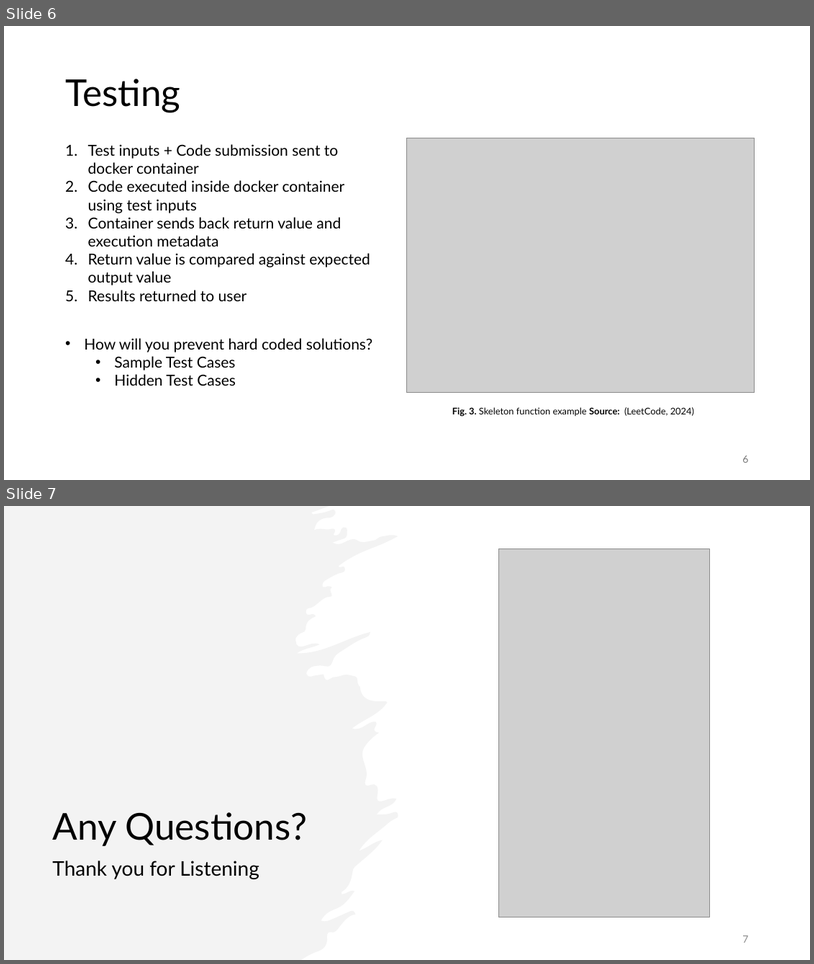
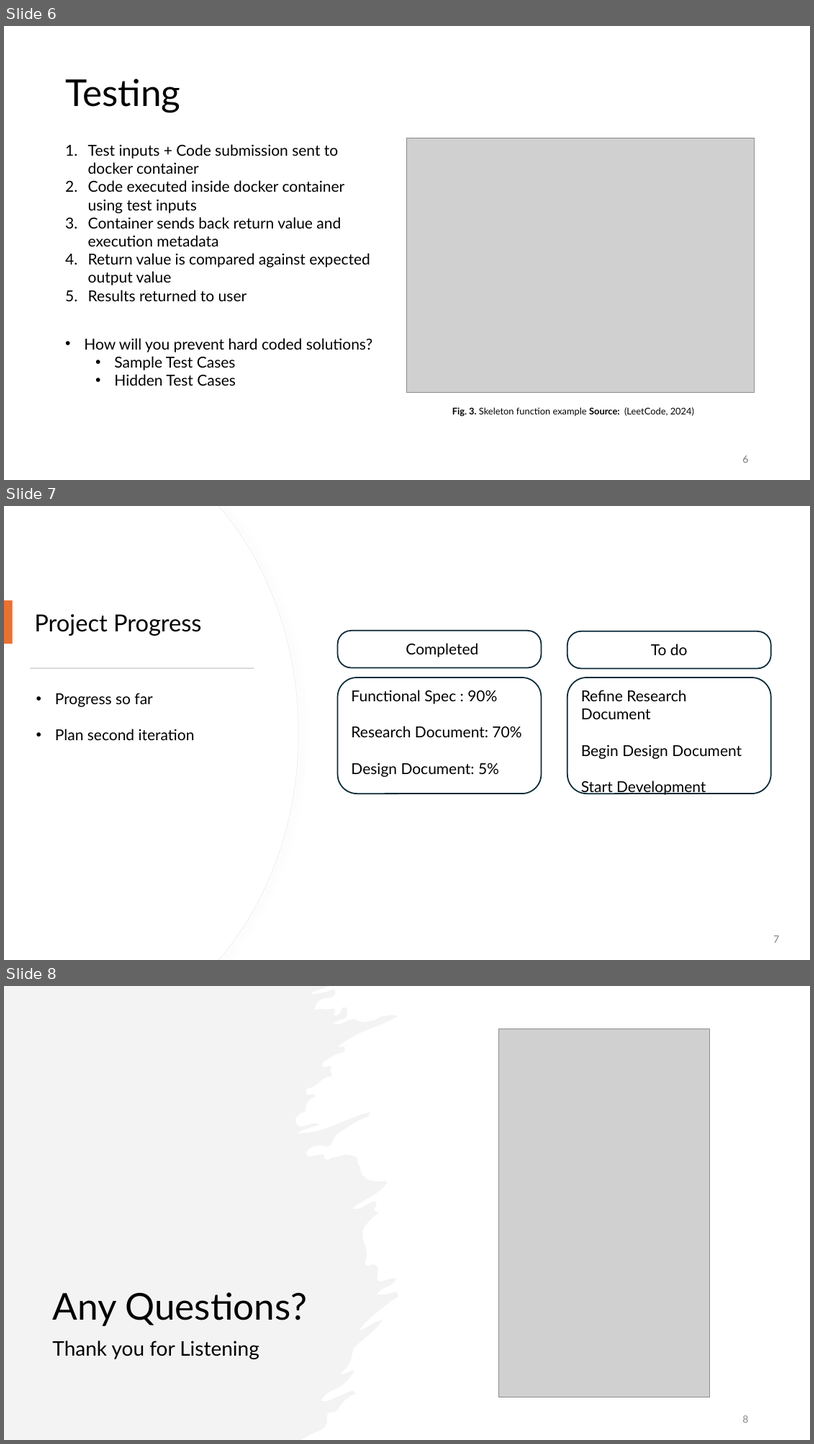
Before and after one commit to Revolution825/SETU_Code_Lab, a slide deck: Documentation/SETU Code Lab Presentation.pptx. Shown one above the other, each under a label of ours: slides 6 and 7 before the commit, slides 6, 7 and 8 after it. The pictures are 814x964 and 814x1444 pixels, drawn with LibreOffice and Linux fonts; fonts in the diff are those of the drawing; grey boxes stand for pictures. Boxes give left, top, right and bottom in pixels: in the first picture for what was removed or moved away, otherwise in the second. Text is boxed around its words. In the diff, an @@ line names an element or a change of style, - is before the commit and + after.

Commit message:
Updated Presentation

```diff
--- a/Documentation/SETU Code Lab Presentation.pptx
+++ b/Documentation/SETU Code Lab Presentation.pptx
@@ slide 7 added at [4,506,810,960], background #FFFFFF @@
@@ freeform shape added at [4,506,298,960], fill #FFFFFF, outline #EFEFEF 0.75 pt @@
@@ freeform shape added at [4,506,298,960], fill #FFFFFF @@
@@ rectangle added at [4,600,13,644], fill #E97132 @@
@@ title added at [34,614,202,636], 28 pt, text #000000 @@
+Project Progress
@@ rounded rectangle added at [338,631,542,667], fill #FFFFFF, outline #092A39 1.5 pt @@
@@ rounded rectangle added at [568,631,772,668], fill #FFFFFF, outline #092A39 1.5 pt @@
@@ text added at [406,643,478,657], 18 pt, text #000000 @@
+Completed
@@ text added at [651,644,688,655], 18 pt, text #000000 @@
+To do
@@ rectangle added at [30,667,254,669], fill #D5D5D5 @@
@@ rounded rectangle added at [338,677,542,793], fill #FFFFFF, outline #092A39 1.5 pt @@
@@ rounded rectangle added at [568,677,772,793], fill #FFFFFF, outline #092A39 1.5 pt @@
@@ text added at [55,692,195,740], 18 pt, text #000000 @@
+• Progress so far
+• Plan second iteration
@@ text added at [351,690,522,777], 18 pt, text #000000 @@
+Functional Spec : 90%
+Research Document: 70%
+Design Document: 5%
@@ text added at [581,690,742,795], 18 pt, text #000000 @@
+Refine Research Document
+Begin Design Document
+Start Development
@@ page number added at [774,935,779,942], 12 pt, text #808080 @@
+7
@@ what was slide 7 is now slide 8 @@
@@ page number at [743,1415,748,1422]: text changed @@
-7
+8
```
Also in this commit, not shown: 1 slide changed.
